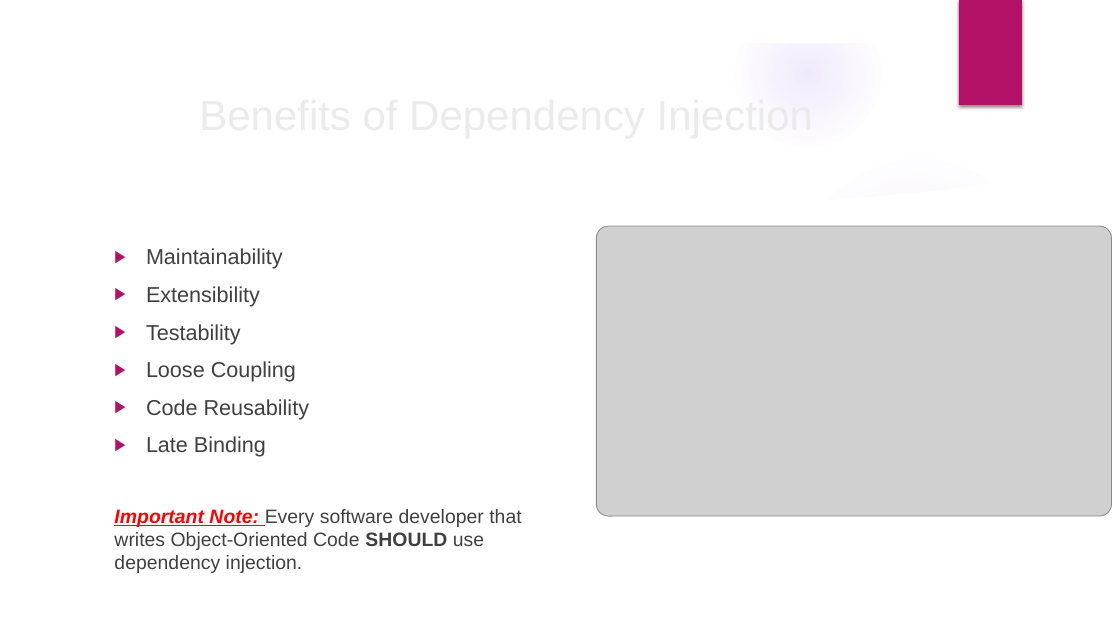
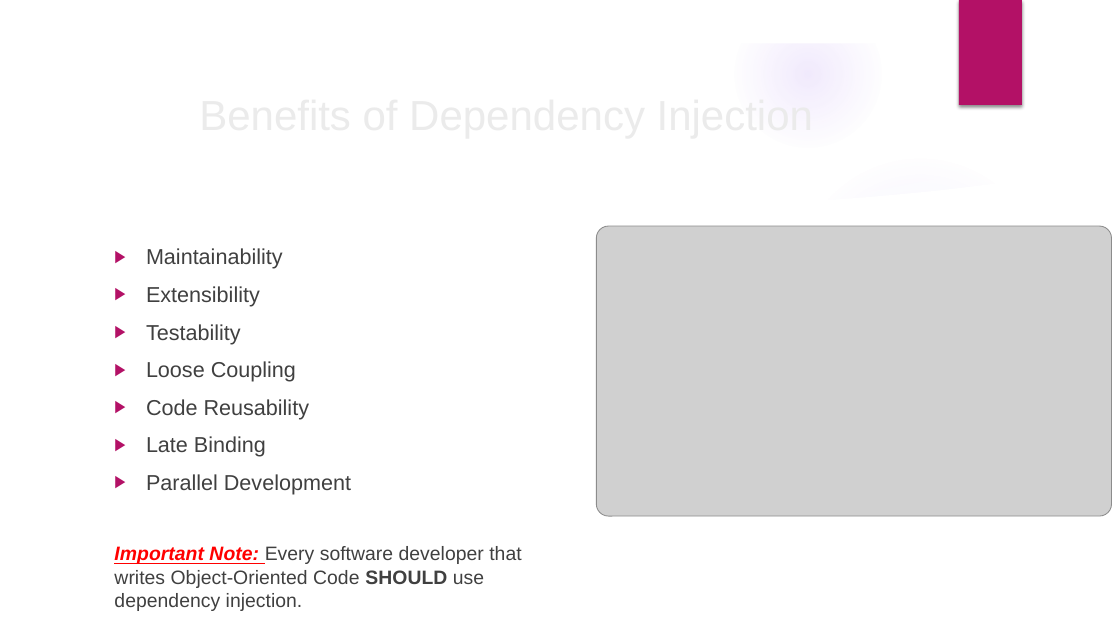
Before and after one commit to velizar92/DependencyInjectionDemos, a slide deck: slide 2 of Dependency Injection.pptx. Drawn at 1120x630 pixels with LibreOffice and Linux fonts; fonts in the diff are those of the drawing; grey boxes stand for pictures; background and template pictures are left out. Boxes give left, top, right and bottom in pixels: in the first picture for what was removed or moved away, otherwise in the second. Text is boxed around its words. In the diff, an @@ line names an element or a change of style, - is before the commit and + after.

Commit message:
Add Parallel Development as a benefit from DI

```diff
--- a/Dependency Injection.pptx
+++ b/Dependency Injection.pptx
@@ text at box(146, 474, 351, 495): paragraph added @@
+▶ Parallel Development
```
